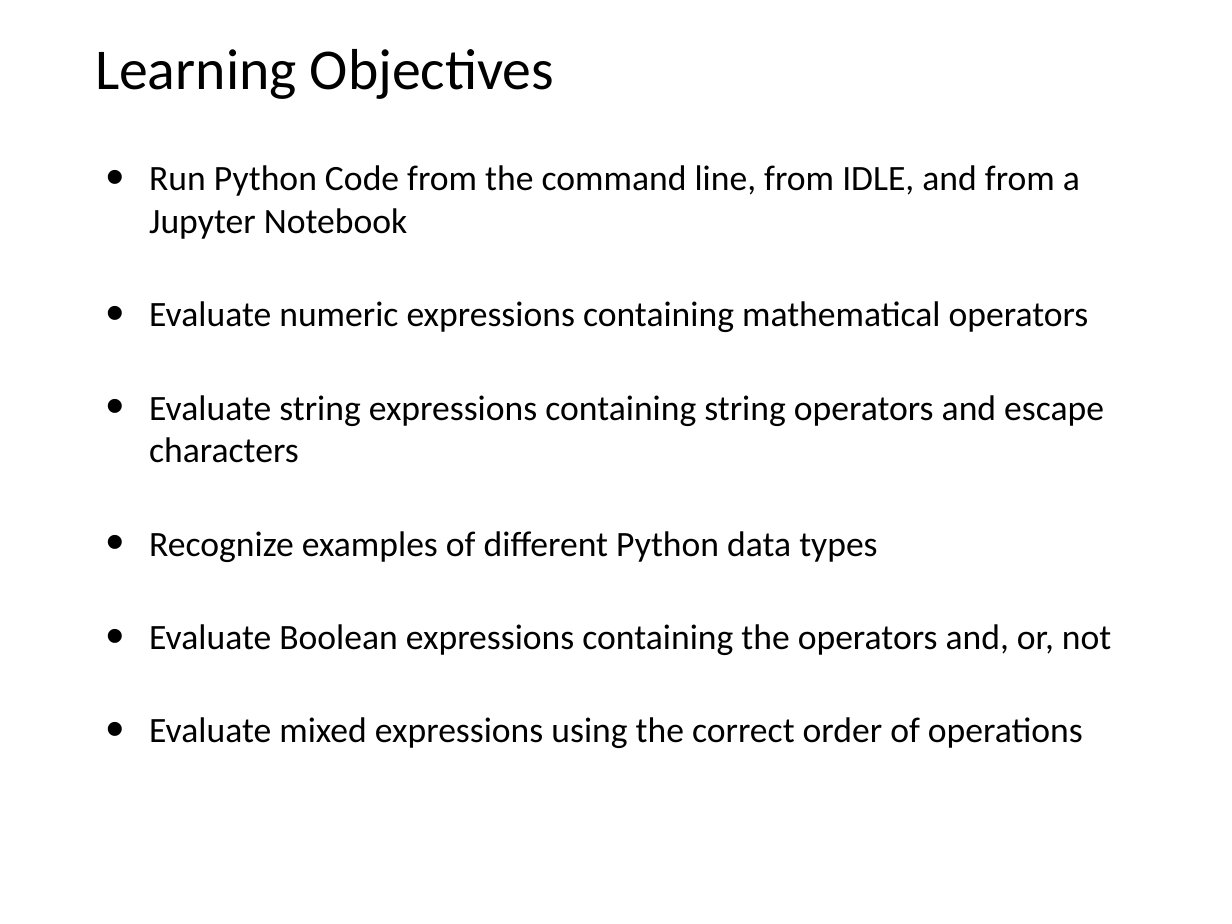
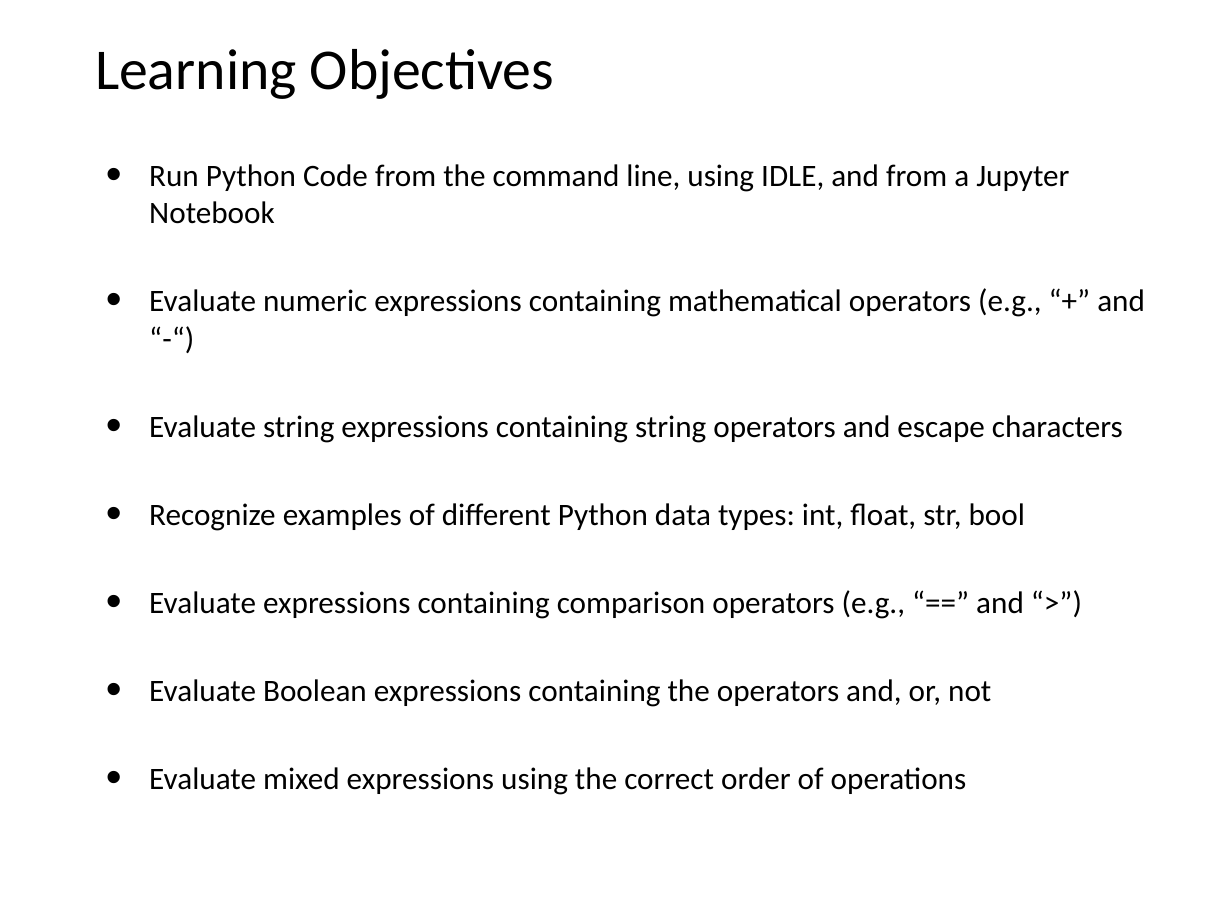
Before and after one commit to tylerharter/caraza-harter-com, a slide deck: slide 2 of tyler/meena/cs220/f21/materials/lec_04_F21.ppt. Drawn at 1232x924 pixels with LibreOffice and Linux fonts; fonts in the diff are those of the drawing. Boxes give left, top, right and bottom in pixels: in the first picture for what was removed or moved away, otherwise in the second. Text is boxed around its words. In the diff, an @@ line names an element or a change of style, - is before the commit and + after.

```diff
--- a/tyler/meena/cs220/f21/materials/lec_04_F21.ppt
+++ b/tyler/meena/cs220/f21/materials/lec_04_F21.ppt
@@ text at (149, 164, 1145, 317): text changed; size 29.6 to 25.9 pt @@
-• Run Python Code from the command line, from IDLE, and from a Jupyter Notebook
-• Evaluate numeric expressions containing mathematical operators
+• Run Python Code from the command line, using IDLE, and from a Jupyter Notebook
+• Evaluate numeric expressions containing mathematical operators (e.g., “+” and “-“)
@@ text at (149, 415, 1123, 795): size 29.6 to 25.9 pt in "Evaluate string expressions containing string operators and ...", "Evaluate Boolean expressions containing the operators and, ...", "Evaluate mixed expressions using the correct order ..." @@
@@ text at (149, 503, 1025, 619): text changed; size 29.6 to 25.9 pt @@
-• Recognize examples of different Python data types
+• Recognize examples of different Python data types: int, float, str, bool
+• Evaluate expressions containing comparison operators (e.g., “==” and “>”)
```
Also in this commit, not shown: 4 other slides changed, 4 other files.
